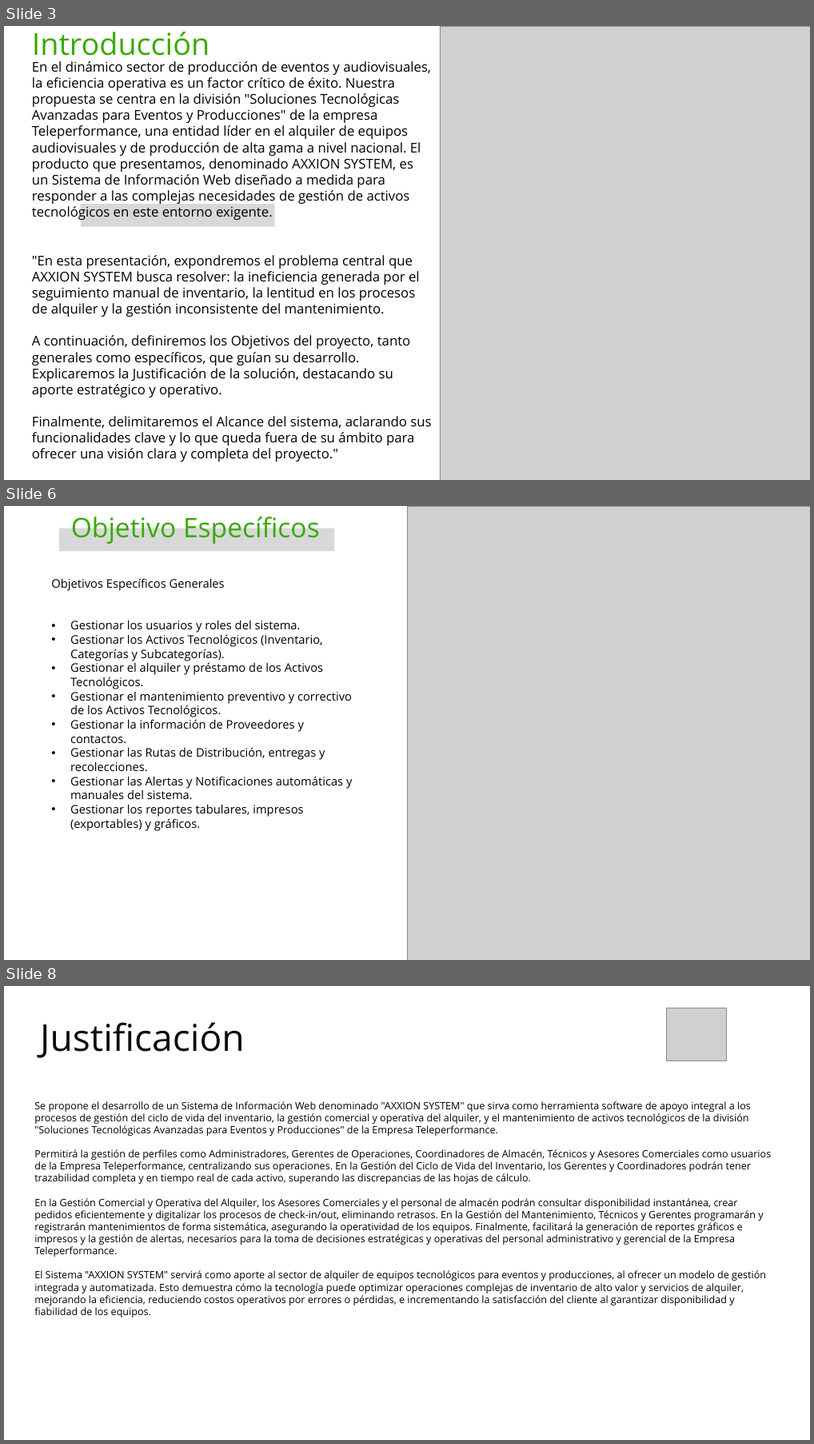
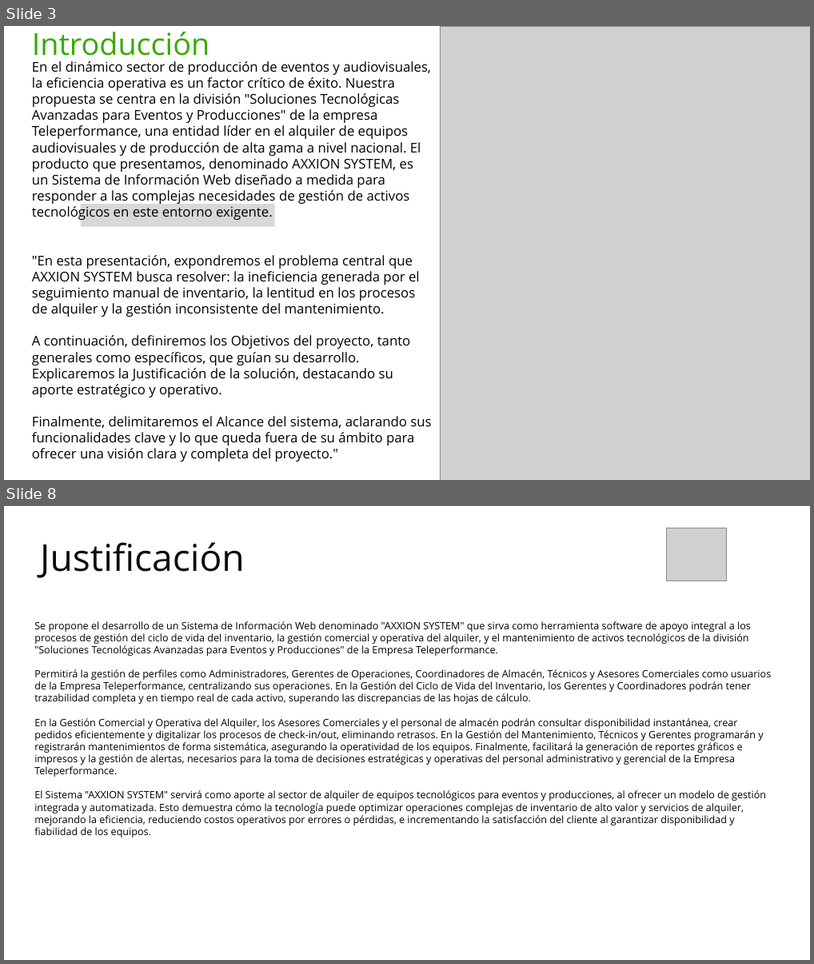
Before and after one commit to Cristian6006/AXXION_SYSTEM, a slide deck: _docs/trim_02/Contextualizacion Proyecto/Presentación del Proyecto.pptx. Shown one above the other, each under a label of ours: slides 3, 6 and 8 before the commit, slides 3 and 8 after it; the slides between them are not shown. The pictures are 814x1444 and 814x964 pixels, drawn with LibreOffice and Linux fonts; fonts in the diff are those of the drawing; grey boxes stand for pictures; background and template pictures are left out. Boxes give left, top, right and bottom in pixels: in the first picture for what was removed or moved away, otherwise in the second. Text is boxed around its words. In the diff, an @@ line names an element or a change of style, - is before the commit and + after.

```diff
--- a/_docs/trim_02/Contextualizacion Proyecto/Presentación del Proyecto.pptx
+++ b/_docs/trim_02/Contextualizacion Proyecto/Presentación del Proyecto.pptx
@@ slide 6 removed at box(4, 506, 810, 960), background picture (left out) @@
@@ rectangle removed at box(59, 528, 335, 552) @@
@@ text removed at box(71, 516, 320, 544) @@
-Objetivo Específicos
@@ picture removed at box(407, 506, 810, 960) @@
@@ text removed at box(51, 578, 352, 831) @@
-Objetivos Específicos Generales
-• Gestionar los usuarios y roles del sistema.
-• Gestionar los Activos Tecnológicos (Inventario, Categorías y Subcategorías).
-• Gestionar el alquiler y préstamo de los Activos Tecnológicos.
-• Gestionar el mantenimiento preventivo y correctivo de los Activos Tecnológicos.
-• Gestionar la información de Proveedores y contactos.
-• Gestionar las Rutas de Distribución, entregas y recolecciones.
-• Gestionar las Alertas y Notificaciones automáticas y manuales del sistema.
-• Gestionar los reportes tabulares, impresos (exportables) y gráficos.
```
Also in this commit, not shown: 3 slides changed, 4 slides added, 2 other slides removed.
